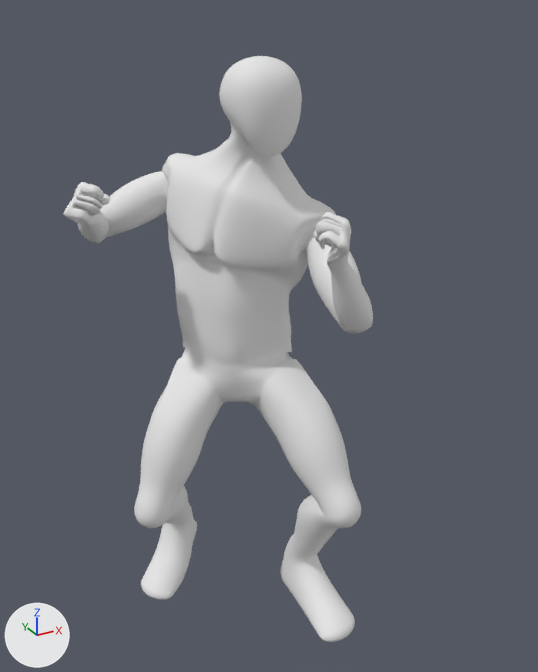
Before and after pictures for a commit that changed the FBX model Assets/Characters/Mr Goo/Mr Goo@punch.fbx.
One viewpoint serves both versions: a 50 mm camera at (-1.03, -1.95, 2.0) aimed at (-0.03, -0.13, 1.09). Arrows for +X, +Y and +Z are at lower left; the lights stay in place. Both versions are drawn at frame 19 of the action 'metarig|metarigAction'; the numbers are the values there.
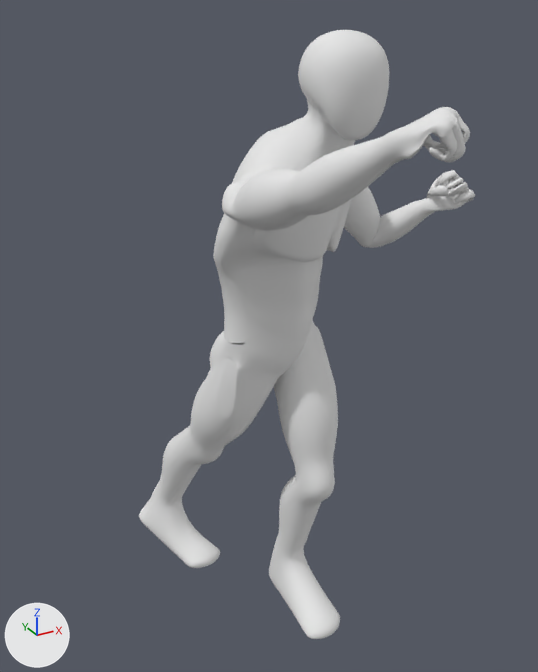
Boxes [x1, y1, x2, y2] around the edits, measured in the pictures (538 x 672 px):
```json
{"object": "Cube", "change": "posed", "before": [63, 56, 373, 642], "after": [139, 30, 475, 639], "on screen": "8% wider"}
{"bone": "spine", "before": "(242, 369) to (240, 348)", "after": "(255, 348) to (260, 324)"}
{"bone": "spine.001", "before": "(239, 332) to (238, 293)", "after": "(264, 306) to (273, 269)"}
{"bone": "spine.002", "before": "(238, 293) to (237, 237)", "after": "(273, 269) to (279, 216)"}
{"bone": "spine.003", "before": "(237, 237) to (246, 191)", "after": "(279, 216) to (300, 171)"}
{"bone": "spine.006", "before": "(255, 132) to (255, 123)", "after": "(334, 115) to (335, 105)"}
{"bone": "upper_arm.L", "before": "(325, 221) to (352, 325)", "after": "(332, 153) to (368, 241)"}
{"bone": "forearm.L", "before": "(352, 325) to (338, 260)", "after": "(368, 241) to (435, 203)"}
{"bone": "shoulder.R", "before": "(223, 198) to (178, 165)", "after": "(315, 194) to (236, 194)"}
{"bone": "upper_arm.R", "before": "(177, 167) to (94, 230)", "after": "(235, 198) to (309, 200)"}
{"bone": "forearm.R", "before": "(94, 230) to (86, 214)", "after": "(309, 200) to (399, 142)"}
{"bone": "hand.R", "before": "(86, 214) to (76, 200)", "after": "(399, 142) to (446, 123)"}
{"bone": "thigh.L", "before": "(269, 362) to (347, 512)", "after": "(291, 324) to (320, 486)"}
{"bone": "shin.L", "before": "(347, 512) to (301, 552)", "after": "(320, 486) to (289, 553)"}
{"bone": "thigh.R", "before": "(204, 358) to (148, 515)", "after": "(249, 346) to (205, 450)"}
{"bone": "shin.R", "before": "(148, 515) to (179, 514)", "after": "(205, 450) to (166, 497)"}
{"bone": "shin.L.001", "before": "(301, 553) to (259, 513)", "after": "(288, 553) to (248, 514)"}
{"bone": "shin.R.001", "before": "(178, 514) to (154, 478)", "after": "(166, 497) to (144, 463)"}
{"bone": "foot.R", "before": "(178, 514) to (166, 558)", "after": "(166, 497) to (187, 534)"}
```

Scene script edits in JSON lines:
```json
{"block": "bone_spine", "where": "bone_spine = bpy.data.objects['metarig'].pose.bones['spine']  # child of 'heel'"}
{"op": "set", "path": "bone_spine.location", "old": "(0.0, -2.94, -0.48)", "new": "(0.0, -1.07, 0.4)"}
{"op": "set", "path": "bone_spine.rotation_quaternion", "old": "(0.952, 0.001, -0.295, 0.076)", "new": "(0.979, 0.0, 0.197, -0.051)", "note": "degrees (-3, -34, 10) -> degrees (-1, 23, -6)"}
{"block": "bone_spine_001", "where": "bone_spine_001 = bpy.data.objects['metarig'].pose.bones['spine.001']  # child of 'spine'"}
{"op": "set", "path": "bone_spine_001.rotation_quaternion", "old": "(1.0, 0.0, 0.0, 0.0)", "new": "(0.989, 0.107, -0.083, 0.054)", "note": "degrees (0, 0, 0) -> degrees (12, -10, 5)"}
{"block": "bone_spine_002", "where": "bone_spine_002 = bpy.data.objects['metarig'].pose.bones['spine.002']  # child of 'spine.001'"}
{"op": "set", "path": "bone_spine_002.rotation_quaternion", "old": "(1.0, 0.0, 0.0, 0.0)", "new": "(0.999, 0.03, -0.026, 0.011)", "note": "degrees (0, 0, 0) -> degrees (3, -3, 1)"}
{"block": "bone_spine_003", "where": "bone_spine_003 = bpy.data.objects['metarig'].pose.bones['spine.003']  # child of 'spine.002'"}
{"op": "set", "path": "bone_spine_003.rotation_quaternion", "old": "(0.979, 0.061, -0.152, -0.119)", "new": "(0.983, 0.114, 0.114, -0.083)", "note": "degrees (9, -16, -15) -> degrees (12, 14, -8)"}
{"block": "bone_spine_006", "where": "bone_spine_006 = bpy.data.objects['metarig'].pose.bones['spine.006']  # child of 'spine.005'"}
{"op": "set", "path": "bone_spine_006.rotation_quaternion", "old": "(0.885, -0.093, 0.455, 0.032)", "new": "(0.945, -0.245, -0.203, 0.08)", "note": "degrees (-13, 54, -3) -> degrees (-32, -20, 15)"}
{"block": "bone_upper_arm_l", "where": "bone_upper_arm_l = bpy.data.objects['metarig'].pose.bones['upper_arm.L']  # child of 'shoulder.L'"}
{"op": "set", "path": "bone_upper_arm_l.rotation_quaternion", "old": "(0.887, 0.427, 0.047, 0.171)", "new": "(0.907, 0.412, 0.074, 0.042)", "note": "degrees (51, -4, 20) -> degrees (49, 6, 8)"}
{"block": "bone_forearm_l", "where": "bone_forearm_l = bpy.data.objects['metarig'].pose.bones['forearm.L']  # child of 'upper_arm.L'"}
{"op": "set", "path": "bone_forearm_l.rotation_quaternion", "old": "(0.518, 0.771, -0.367, 0.047)", "new": "(0.512, 0.753, -0.398, 0.108)", "note": "degrees (121, -27, -36) -> degrees (123, -35, -37)"}
{"block": "bone_shoulder_r", "where": "bone_shoulder_r = bpy.data.objects['metarig'].pose.bones['shoulder.R']  # child of 'spine.003'"}
{"op": "set", "path": "bone_shoulder_r.rotation_quaternion", "old": "(1.0, -0.02, 0.003, 0.015)", "new": "(0.994, -0.006, 0.007, 0.113)", "note": "degrees (-2, 0, 2) -> degrees (-1, 1, 13)"}
{"block": "bone_upper_arm_r", "where": "bone_upper_arm_r = bpy.data.objects['metarig'].pose.bones['upper_arm.R']  # child of 'shoulder.R'"}
{"op": "set", "path": "bone_upper_arm_r.rotation_quaternion", "old": "(0.916, 0.31, -0.2, -0.155)", "new": "(0.506, 0.739, 0.158, -0.416)", "note": "degrees (41, -16, -25) -> degrees (103, 51, -17)"}
{"block": "bone_forearm_r", "where": "bone_forearm_r = bpy.data.objects['metarig'].pose.bones['forearm.R']  # child of 'upper_arm.R'"}
{"op": "set", "path": "bone_forearm_r.rotation_quaternion", "old": "(0.643, 0.687, 0.081, -0.328)", "new": "(0.986, 0.15, -0.058, -0.048)", "note": "degrees (87, 34, -22) -> degrees (18, -6, -6)"}
{"block": "bone_hand_r", "where": "bone_hand_r = bpy.data.objects['metarig'].pose.bones['hand.R']  # child of 'forearm.R'"}
{"op": "set", "path": "bone_hand_r.rotation_quaternion", "old": "(0.972, 0.095, 0.2, -0.081)", "new": "(0.953, 0.076, -0.206, 0.207)", "note": "degrees (10, 24, -7) -> degrees (4, -25, 24)"}
{"block": "bone_thigh_l", "where": "bone_thigh_l = bpy.data.objects['metarig'].pose.bones['thigh.L']  # child of 'spine'"}
{"op": "set", "path": "bone_thigh_l.rotation_quaternion", "old": "(0.873, -0.338, -0.312, -0.164)", "new": "(0.96, -0.189, 0.196, 0.064)", "note": "degrees (-40, -41, -6) -> degrees (-22, 24, 3)"}
{"block": "bone_shin_l", "where": "bone_shin_l = bpy.data.objects['metarig'].pose.bones['shin.L']  # child of 'thigh.L'"}
{"op": "set", "path": "bone_shin_l.rotation_quaternion", "old": "(0.805, 0.593, 0.0, 0.0)", "new": "(0.946, 0.323, 0.0, 0.0)", "note": "degrees (73, 0, 0) -> degrees (38, 0, 0)"}
{"block": "bone_thigh_r", "where": "bone_thigh_r = bpy.data.objects['metarig'].pose.bones['thigh.R']  # child of 'spine'"}
{"op": "set", "path": "bone_thigh_r.rotation_quaternion", "old": "(0.958, -0.253, 0.058, 0.119)", "new": "(0.967, 0.24, 0.076, -0.027)", "note": "degrees (-29, 10, 12) -> degrees (28, 9, -1)"}
{"block": "bone_shin_r", "where": "bone_shin_r = bpy.data.objects['metarig'].pose.bones['shin.R']  # child of 'thigh.R'"}
{"op": "set", "path": "bone_shin_r.rotation_quaternion", "old": "(0.795, 0.607, 0.0, 0.0)", "new": "(1.0, 0.017, 0.0, 0.0)", "note": "degrees (75, 0, 0) -> degrees (2, 0, 0)"}
{"block": "bone_shin_l_001", "where": "bone_shin_l_001 = bpy.data.objects['metarig'].pose.bones['shin.L.001']  # child of 'heel'"}
{"op": "set", "path": "bone_shin_l_001.location", "old": "(0.12, -1.73, -0.51)", "new": "(0.26, -0.71, 0.07)"}
{"block": "bone_shin_r_001", "where": "bone_shin_r_001 = bpy.data.objects['metarig'].pose.bones['shin.R.001']  # child of 'heel'"}
{"op": "set", "path": "bone_shin_r_001.location", "old": "(1.21, 3.55, -0.94)", "new": "(1.29, 5.24, -1.03)"}
{"block": "bone_foot_r", "where": "bone_foot_r = bpy.data.objects['metarig'].pose.bones['foot.R']  # child of 'shin.R.001'"}
{"op": "set", "path": "bone_foot_r.rotation_quaternion", "old": "(0.907, 0.192, 0.201, 0.315)", "new": "(0.949, 0.165, -0.213, -0.165)", "note": "degrees (29, 14, 42) -> degrees (24, -20, -24)"}
```
